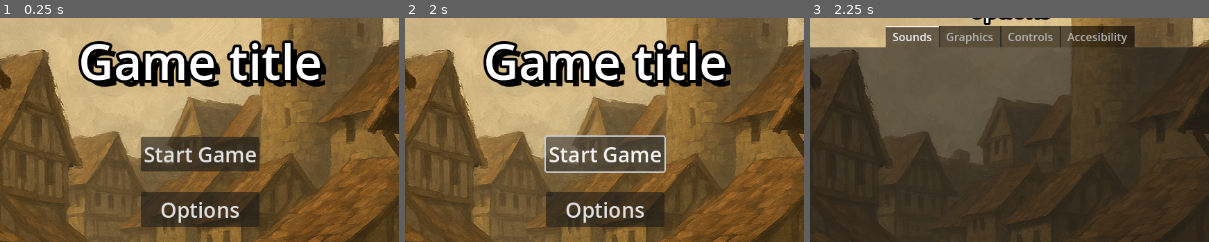
Above: before the commit, frames 1-3 (left to right).
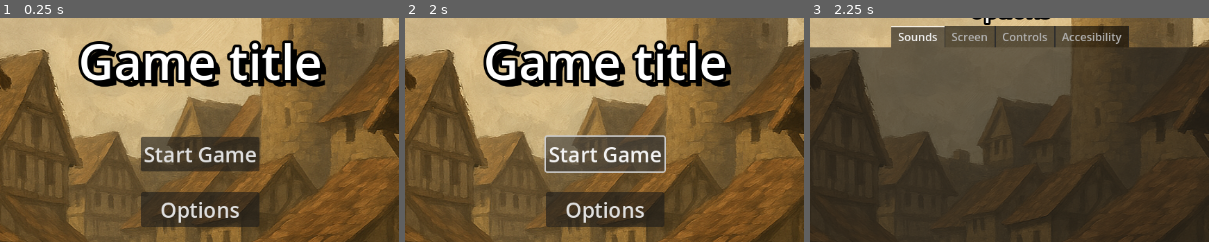
Above: after the commit, the same moments.

Repository: Kelvinbex2/Proyecto_final
Game: Godot game, scene res://scene/ui/main_menu.tscn
Two runs of this game, one before a commit and one after it. Both use one fixed random seed, a clock stepped at 60 frames per second and the inputs below.
Inputs:
- Up to frame 1 (0.25 s): no input
- Up to frame 2 (2 s): click "Start Game" at 0.5 s; click "Start Game" at 1.25 s
- Up to frame 3 (2.25 s): click "Options" at 2 s
The pictures show only the part of the screen within x 25-75%, y 7-57%; the shares and areas given below are measured in that part.

Frames 1-2 are identical in both runs. In frame 3, 1.5% of the frame differs, in the area x 18-82%, y 3-14%.

Commit message:
update window mode

Diff:
--- a/proyexto_final/project.godot
+++ b/proyexto_final/project.godot
@@ -14,6 +14,10 @@
 run/main_scene="uid://dn1c6r5p67ba6"
 config/features=PackedStringArray("4.4", "GL Compatibility")
 config/icon="res://icon.svg"
+
+[display]
+
+window/size/mode=3
 
 [input]
 
--- a/proyexto_final/scene/ui/option_menu/setting_con.tscn
+++ b/proyexto_final/scene/ui/option_menu/setting_con.tscn
@@ -68,12 +68,12 @@
 layout_mode = 2
 text = "123456"
 
-[node name="Graphics" type="TabBar" parent="TabContainer"]
+[node name="Screen" type="TabBar" parent="TabContainer"]
 visible = false
 layout_mode = 2
 metadata/_tab_index = 1
 
-[node name="MarginContainer" type="MarginContainer" parent="TabContainer/Graphics"]
+[node name="MarginContainer" type="MarginContainer" parent="TabContainer/Screen"]
 layout_mode = 1
 anchors_preset = 15
 anchor_right = 1.0
@@ -85,13 +85,13 @@
 theme_override_constants/margin_right = 24
 theme_override_constants/margin_bottom = 24
 
-[node name="ScrollContainer" type="ScrollContainer" parent="TabContainer/Graphics/MarginContainer"]
+[node name="ScrollContainer" type="ScrollContainer" parent="TabContainer/Screen/MarginContainer"]
 layout_mode = 2
 
-[node name="VBoxContainer" type="VBoxContainer" parent="TabContainer/Graphics/MarginContainer/ScrollContainer"]
+[node name="VBoxContainer" type="VBoxContainer" parent="TabContainer/Screen/MarginContainer/ScrollContainer"]
 layout_mode = 2
 
-[node name="window_mode_button" parent="TabContainer/Graphics/MarginContainer/ScrollContainer/VBoxContainer" instance=ExtResource("1_yowwx")]
+[node name="window_mode_button" parent="TabContainer/Screen/MarginContainer/ScrollContainer/VBoxContainer" instance=ExtResource("1_yowwx")]
 layout_mode = 2
 
 [node name="Controls" type="TabBar" parent="TabContainer"]
--- a/proyexto_final/scene/ui/option_menu/window_mode_button.tscn
+++ b/proyexto_final/scene/ui/option_menu/window_mode_button.tscn
@@ -6,5 +6,8 @@
 [node name="window_mode_button" instance=ExtResource("1_5yx8f")]
 script = ExtResource("2_js3pq")
 
+[node name="HBoxContainer" parent="." index="0"]
+theme_override_constants/separation = 180
+
 [node name="Label" parent="HBoxContainer" index="0"]
-text = "Window Mode"
+text = "Mode"
